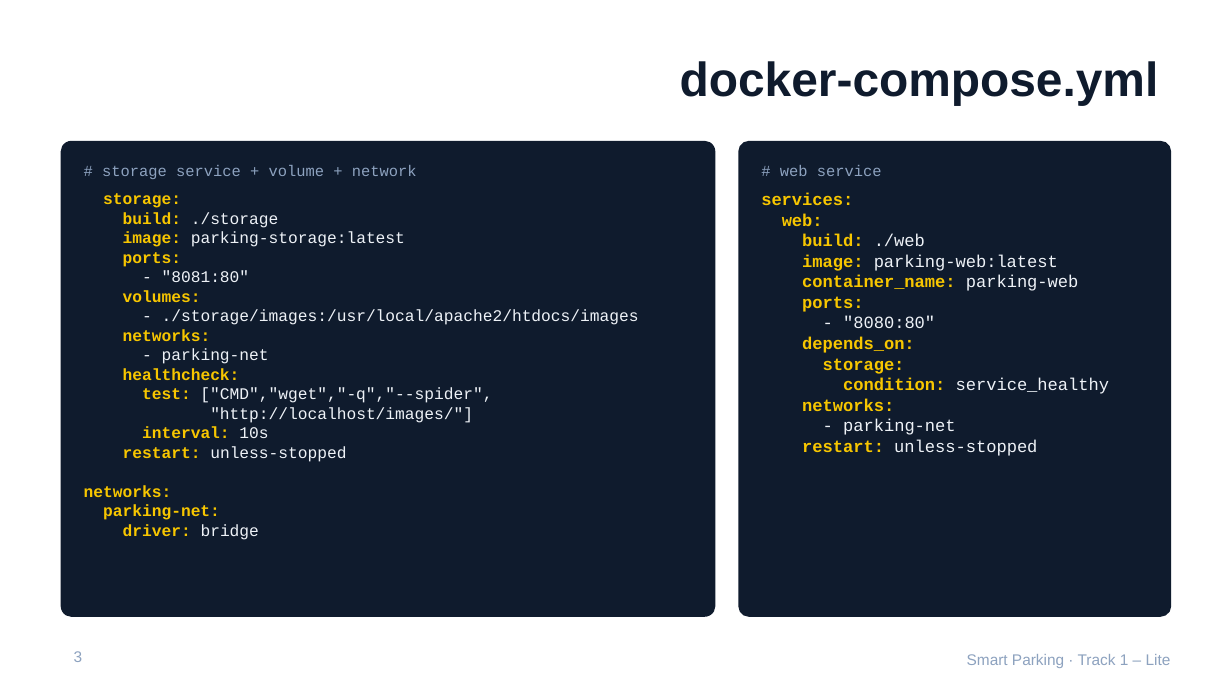
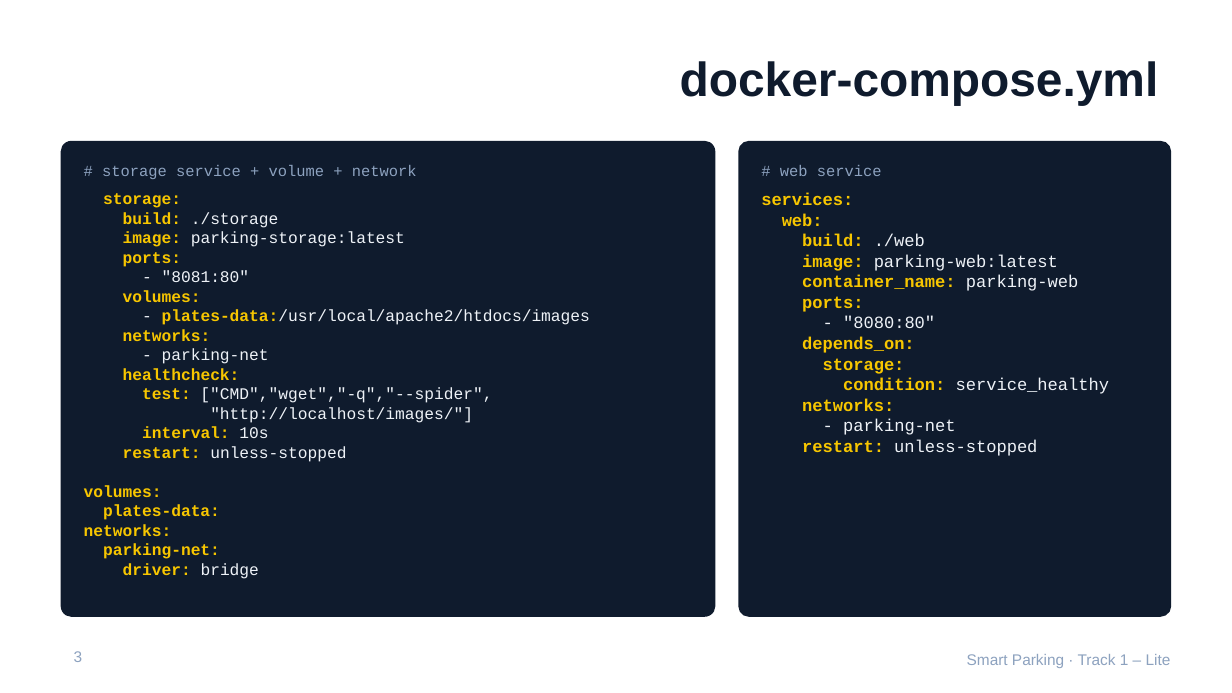
Before and after one commit to trigaloitay-ship-it/smart-parking-tracker, a slide deck: slide 3 of docs/Smart-Parking-Presentation.pptx. Drawn at 1232x693 pixels with LibreOffice and Linux fonts; fonts in the diff are those of the drawing. Boxes give left, top, right and bottom in pixels: in the first picture for what was removed or moved away, otherwise in the second. Text is boxed around its words. In the diff, an @@ line names an element or a change of style, - is before the commit and + after.

```diff
--- a/docs/Smart-Parking-Presentation.pptx
+++ b/docs/Smart-Parking-Presentation.pptx
@@ text at [162, 309, 590, 325]: text changed @@
-- ./storage/images:/usr/local/apache2/htdocs/images
+- plates-data:/usr/local/apache2/htdocs/images
@@ text at [84, 485, 220, 520]: paragraphs added @@
+volumes:
+plates-data:
```
Also in this commit, not shown: 3 other slides changed, 14 other files.
